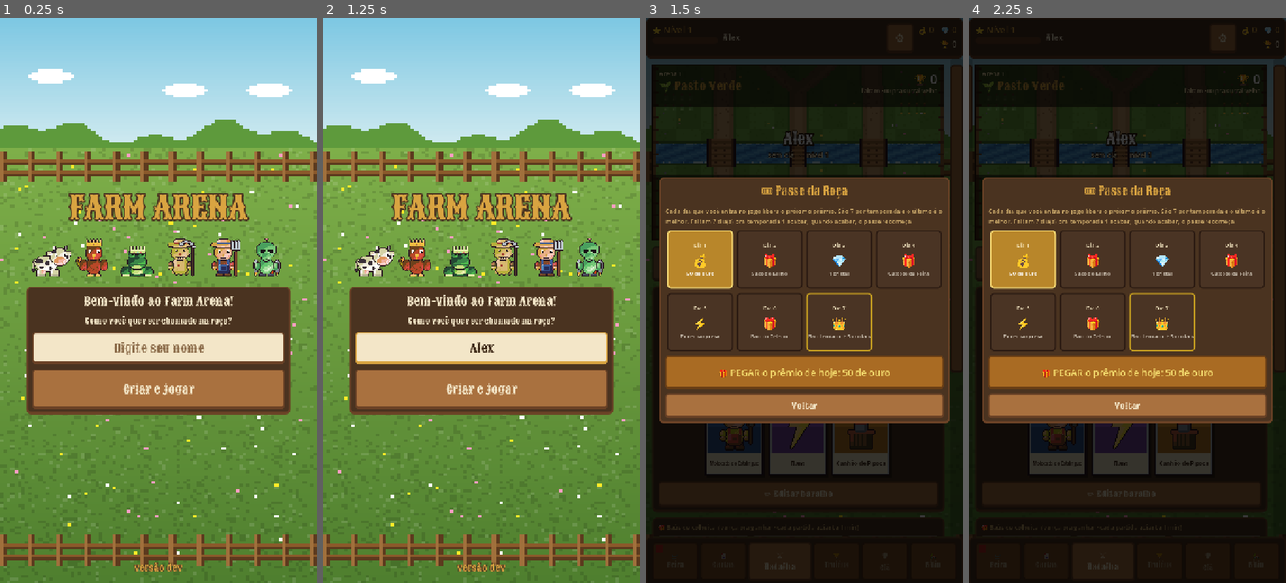
Above: before the commit, frames 1-4 (left to right).
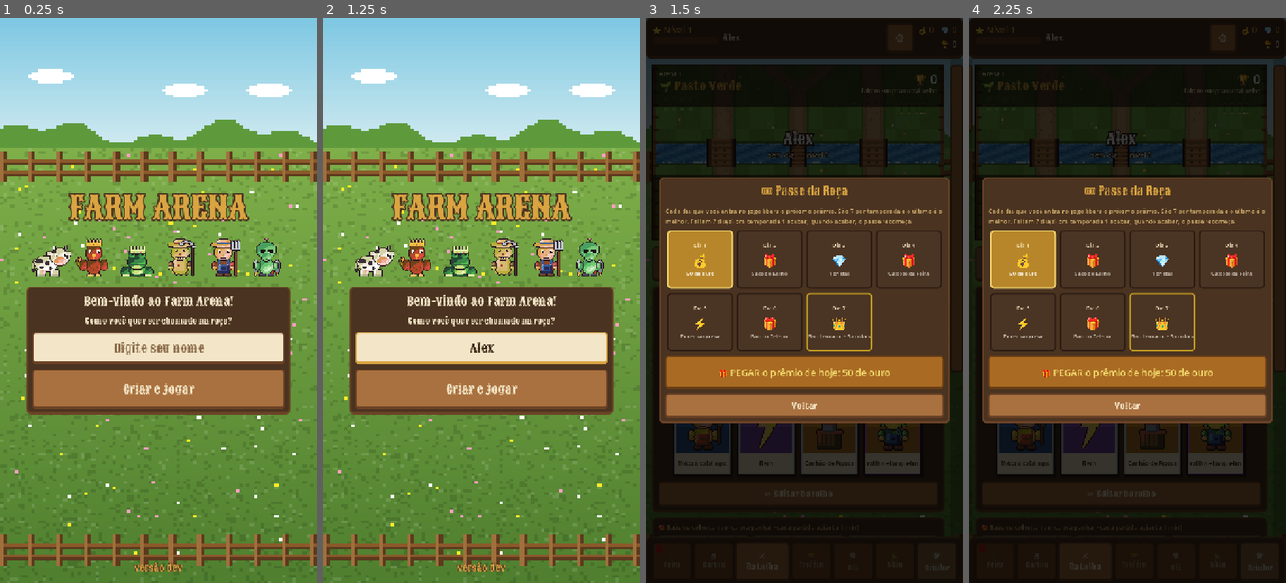
Above: after the commit, the same moments.

Repository: Generadevde/farmarena
Game: Godot game, scene res://Scenes/profile_setup.tscn
Two runs of this game, one before a commit and one after it. Both use one fixed random seed, a clock stepped at 60 frames per second and the inputs below. The engine's default icon, where the game draws it, is replaced by a stand-in: a white triangle on a blue panel in a dark square.
Inputs (mouse positions are in pixels of both pictures, inside the frame that each line leads up to):
- Up to frame 1 (0.25 s): no input
- Up to frame 2 (1.25 s): click (481, 345) at 0.52 s; type "Alex" at 0.6 s
- Up to frame 3 (1.5 s): click "Criar e jogar" at 1.25 s
- Up to frame 4 (2.25 s): click "⚙" at 2 s

Frames 1-2 are identical in both runs. In frame 3, 3.0% of the frame differs, in the area x 8-96%, y 71-98%; in frame 4, 3.0%.

Commit message:
Baralho de 8, tela da carta enxuta, oportunidade do dia na Feira, Criador na barra
- Baralho de 8 cartas (4 na mão), como no Clash: jogador, bots e baralho inicial.
- Tela da carta: números em quadradinhos, uma caixa só pro tipo e o resto
  atrás de "Mais detalhes" (a mesma informação aparecia em três painéis).
- Feira: "Oportunidade de hoje", um negócio diferente por data.
- Criador com botão próprio na barra de baixo.

Co-Authored-By: Claude Fable 5.2 <noreply@anthropic.com>
Claude-Session: https://claude.ai/code/session_01F2c9wwKpd4XWAaAeM55Dzi

Diff:
--- a/AI/bot_learning.gd
+++ b/AI/bot_learning.gd
@@ -1,7 +1,7 @@
 extends Node
 
 const SAVE_DIR = "user://bots/"
-const DECK_SIZE = 7
+const DECK_SIZE = 8
 
 # carta com (derrotas - vitórias) maior ou igual a isso vira candidata a troca
 const CARD_NET_LOSS_THRESHOLD = 5
@@ -20,7 +20,7 @@
 # --- progressão do bot em si (separado do nível de cada carta) ---
 # quantas cartas ele já conhece de cara, antes de evoluir -- um pouco mais
 # que o tamanho do deck, pra já ter alguma escolha desde o início
-const DECK_STYLE_VERSION = 4  # sobe esse número pra forçar todo bot a remontar o deck com o montador atual
+const DECK_STYLE_VERSION = 5  # sobe esse número pra forçar todo bot a remontar o deck com o montador atual
 const BONUS_KNOWN_CARDS = 4  # cartas extras de começo, puxadas pelo estilo de cada bot
 const STARTING_KNOWN_CARDS = 9  # exatamente o tamanho do deck -- um "starter" de verdade, sem sobrar variedade extra logo de cara. Era 9 antes
 
@@ -1395,7 +1395,7 @@
 		return
 	var paths: Array = data.get("deck_paths", [])
 	var deck: Array = _load_deck(paths)
-	if deck.size() < 7 or deck.size() != paths.size():
+	if deck.size() < DECK_SIZE or deck.size() != paths.size():
 		return
 	var pool: Array = []
 	for c in CardDatabase.all_cards:
--- a/AI/deck_builder.gd
+++ b/AI/deck_builder.gd
@@ -210,7 +210,7 @@
 static func _arena_gate(known_cards: Array, style: Dictionary) -> Array:
 	var cap = int(style.get("arena_cap", 99)) + ARENA_PEEK
 	var out = known_cards.filter(func(c): return c != null and c.unlock_arena <= cap)
-	return out if out.size() >= 7 else known_cards
+	return out if out.size() >= 8 else known_cards
 
 
 static func build_deck(known_cards: Array, style: Dictionary, deck_size: int) -> Array[CardData]:
--- a/Scripts/catalogo.gd
+++ b/Scripts/catalogo.gd
@@ -489,7 +489,7 @@
 		"f": {"radius": 90.0, "damage": 520, "base_damage_multiplier": 0.3, "status_effect": "KNOCKBACK", "knockback_distance": 50.0, "summon_count": 2, "fx_color": "#ffb040"}},
 ]
 
-const BARALHO_INICIAL = ["peao_forcado", "pintaiada", "galinha_atiradeira", "vaca_brava", "molecada", "raio", "canhao_pipoca"]
+const BARALHO_INICIAL = ["peao_forcado", "pintaiada", "galinha_atiradeira", "vaca_brava", "molecada", "raio", "canhao_pipoca", "milho_pipoqueiro"]
 
 # ---------------------------------------------------------------- torres
 const TORRES = [
--- a/Scripts/hub.gd
+++ b/Scripts/hub.gd
@@ -8,6 +8,7 @@
 const PROFILE_SCENE = "res://Scenes/profile_setup.tscn"
 
 const TABS = [["🛒", "Feira"], ["🃏", "Cartas"], ["⚔", "Batalha"], ["🏆", "Troféus"], ["🛡", "Clã"], ["🏡", "Sítio"]]
+const CREATOR_TAB = ["🛠", "Criador"]   # botão próprio na barra de baixo: abre a tela do Criador
 const TOP_H = 92.0
 const BAR_H = 104.0
 
@@ -164,6 +165,15 @@
 		dot.visible = false
 		b.add_child(dot)
 		_dots.append(dot)
+	# o Criador tem botão próprio na barra (abre a tela dele, que é grande demais pra ser uma página)
+	var cb = Button.new()
+	cb.text = "%s\n%s" % [CREATOR_TAB[0], CREATOR_TAB[1]]
+	cb.size_flags_horizontal = Control.SIZE_EXPAND_FILL
+	cb.custom_minimum_size.y = BAR_H - 16
+	cb.add_theme_font_size_override("font_size", 16)
+	cb.modulate = Color(0.85, 0.95, 1.0)
+	cb.pressed.connect(_goto.bind(CREATOR_SCENE))
+	tabs.add_child(cb)
 	_layout_pages.call_deferred()
 
 
@@ -989,7 +999,7 @@
 			["torres", "🏰 Torres de verdade", "Toda torre atira, com mais vida, dano e alcance. Defender passa a valer a pena."],
 			["visual", "👀 Tropas grandes e cor de time", "Tropa maior, contorno azul (seu) ou vermelho (do bot), barra de vida só em quem apanhou. Cada bicho anda e bate do seu jeito."],
 			["peso", "🔨 Golpe com peso", "1 s pra entrar em campo, a tropa arma o golpe antes de bater, tela treme em pancada forte."],
-			["mao4", "🃏 4 cartas na mão", "Em vez de 3. O baralho continua com 7: sobra menos carta escondida na fila."],
+			["mao4", "🃏 4 cartas na mão", "Em vez de 3. O baralho tem 8, como no Clash."],
 			["portao", "🚪 Portão na frente (3 torres)", "Experiência: uma torre mais fraca no meio, na frente, além das duas de trás. Deixa a partida toda no meio -- por isso vem desligado."],
 			["rotas", "🧭 3 rotas (só com o portão)", "A tropa segue a rota onde você solta: esquerda e direita vão na torre de trás daquele lado, o meio vai no portão."],
 			["modulos", "🧩 Base principal + módulos", "Casa Grande no meio (caiu, acabou) e 6 pontos em volta pra pôr os módulos (1 a 3, conforme o nível). Desligado, voltam as 2 torres iguais."]]:
@@ -2753,18 +2763,43 @@
 	var next_mult = PlayerProfile.compute_stat_multiplier(lv + 1) * star_factor if can_level else mult
 	if can_level:
 		v.add_child(_label("Em verde: quanto melhora no nível %d" % (lv + 1), 13, ThemeBuilder.COLOR_STAT_LABEL))
-	# TIPO: como a carta luta, pra que serve, de quem ganha e de quem perde
+	var g = _grid(v, 2)
+	g.size_flags_horizontal = Control.SIZE_EXPAND_FILL
+	_fill_stat_tiles(g, card, mult, next_mult)
+	# HABILIDADES no mesmo formato dos atributos: cada uma com o seu número
+	# (e o quanto ele cresce no próximo nível) -- como na info do Clash
+	var ab_rows = _ability_rows(card, mult, next_mult)
+	if !ab_rows.is_empty():
+		var ab_box = VBoxContainer.new()
+		ab_box.add_theme_constant_override("separation", 5)
+		ab_box.size_flags_horizontal = Control.SIZE_EXPAND_FILL
+		v.add_child(ab_box)
+		ab_box.add_child(_label("✨ Habilidades", 17, Catalogo.RARITY_COLORS[rarity].lightened(0.2)))
+		for r in ab_rows:
+			_ability_tile(ab_box, str(r[0]), str(r[1]), str(r[2]), str(r[3]), str(r[4]), Catalogo.RARITY_COLORS[maxi(rarity, 1)])
+	# TIPO numa caixinha só: como ela luta, de quem ganha e de quem perde (é o ÚNICO lugar
+	# da tela que diz isso; antes aparecia em três painéis diferentes)
 	var kind: Dictionary = Catalogo.KINDS[Catalogo.kind_of(card)]
 	var kp = _panel(v)
-	var kt = _label("TIPO: %s" % str(kind["nome"]).to_upper(), 19, Color(str(kind["cor"])))
-	kp.add_child(kt)
-	kp.add_child(_wrap(str(kind["serve"]), 15))
+	kp.add_child(_label("%s" % str(kind["nome"]).to_upper(), 18, Color(str(kind["cor"]))))
+	kp.add_child(_wrap(str(kind["serve"]), 14))
 	if str(kind["ganha"]) != "":
-		kp.add_child(_wrap("✔ Ganha de: " + str(kind["ganha"]), 15, Color(0.6, 1.0, 0.6)))
+		kp.add_child(_wrap("✔ Ganha de: " + str(kind["ganha"]), 14, Color(0.6, 1.0, 0.6)))
 	if str(kind["perde"]) != "":
-		kp.add_child(_wrap("✘ Perde pra: " + str(kind["perde"]), 15, Color(1.0, 0.62, 0.55)))
-	# ATAQUE bem definido: de perto ou de longe, num alvo ou em área (e de que
-	# tamanho), e em quem acerta (chão, ar, só torre)
+		kp.add_child(_wrap("✘ Perde pra: " + str(kind["perde"]), 14, Color(1.0, 0.62, 0.55)))
+	# o resto (ataque em detalhe, força medida, função, histórico) fica atrás de um botão
+	var v_main = v
+	var more = VBoxContainer.new()
+	more.add_theme_constant_override("separation", 8)
+	more.size_flags_horizontal = Control.SIZE_EXPAND_FILL
+	more.visible = false
+	var more_b = _button("ℹ Mais detalhes ▼", func(): pass, 16)
+	more_b.pressed.connect(func():
+		more.visible = !more.visible
+		more_b.text = "ℹ Mais detalhes ▲" if more.visible else "ℹ Mais detalhes ▼")
+	v.add_child(more_b)
+	v.add_child(more)
+	v = more
 	var chips = _attack_chips(card)
 	if !chips.is_empty():
 		var cp = _panel(v)
@@ -2779,20 +2814,6 @@
 		var target_line = _target_text(card)
 		if target_line != "":
 			cp.add_child(_wrap(target_line.trim_prefix("🎯 "), 14, ThemeBuilder.COLOR_STAT_LABEL))
-	var g = _grid(v, 2)
-	g.size_flags_horizontal = Control.SIZE_EXPAND_FILL
-	_fill_stat_tiles(g, card, mult, next_mult)
-	# HABILIDADES no mesmo formato dos atributos: cada uma com o seu número
-	# (e o quanto ele cresce no próximo nível) -- como na info do Clash
-	var ab_rows = _ability_rows(card, mult, next_mult)
-	if !ab_rows.is_empty():
-		var ab_box = VBoxContainer.new()
-		ab_box.add_theme_constant_override("separation", 5)
-		ab_box.size_flags_horizontal = Control.SIZE_EXPAND_FILL
-		v.add_child(ab_box)
-		ab_box.add_child(_label("✨ Habilidades", 17, Catalogo.RARITY_COLORS[rarity].lightened(0.2)))
-		for r in ab_rows:
-			_ability_tile(ab_box, str(r[0]), str(r[1]), str(r[2]), str(r[3]), str(r[4]), Catalogo.RARITY_COLORS[maxi(rarity, 1)])
 	# FORÇA MEDIDA: números tirados de duelos de verdade no laboratório (não é
 	# palpite) -- pra dar pra ver se a carta é fraca ou forte pro preço dela
 	var med: Dictionary = _strength_data(card)
@@ -2868,6 +2889,7 @@
 	if played > 0:
 		hist.add_child(_wrap("Na temporada (todo mundo): jogada em %d partidas, vence %d%%" % [played, int(round(100.0 * int(season.get("wins", 0)) / played))], 15, ThemeBuilder.COLOR_STAT_LABEL))
 	hist.add_child(_wrap("Libera na Arena %d (%s)" % [maxi(1, card.unlock_arena), ArenaManager.get_arena_info(maxi(1, card.unlock_arena)).get("name", "")], 15, ThemeBuilder.COLOR_STAT_LABEL))
+	v = v_main
 
 	if owned:
 		var n_stars = Progresso.stars(card)
@@ -3160,6 +3182,16 @@
 		gift.modulate = Color(1, 1, 0.7)
 	box.add_child(gift)
 
+	# oportunidade do dia: um negócio diferente a cada data
+	var oport = Progresso.opportunity()
+	var opp = _panel(box)
+	opp.add_child(_label("🎪 Oportunidade de hoje", 20, Color(1.0, 0.8, 0.45)))
+	opp.add_child(_label(str(oport["nome"]), 19, ThemeBuilder.COLOR_GOLD))
+	opp.add_child(_wrap(str(oport["texto"]) + " Amanhã é outro negócio.", 15))
+	var ob = _button("Já fechou este negócio hoje" if oport["feito"] else "Fechar negócio  ·  💰 %d" % int(oport["preco"]), _take_opportunity, 19)
+	ob.disabled = oport["feito"] or PlayerProfile.coins < int(oport["preco"])
+	opp.add_child(ob)
+
 	var kp = _panel(box)
 	kp.add_child(_label("💎 Balcão de Cristal  ·  você tem %d" % Progresso.crystals(), 19, Color(0.6, 0.95, 1.0)))
 	kp.add_child(_wrap("Cristal é raro: vem ao subir de nível (+1), completar o Desafio do Dia (+2) e ganhar torneio (+3 a …(191 unchanged characters)…
@@ -3234,6 +3266,18 @@
 	var result = Progresso.buy_offer(offer)
 	if !result.is_empty():
 		_show_loot("Compra feita!", [result], ThemeBuilder.COLOR_GOLD)
+
+
+func _take_opportunity():
+	var res = Progresso.take_opportunity()
+	if res.is_empty():
+		return
+	Sfx.play("carta")
+	if !res["loot"].is_empty():
+		_show_loot("Baú de ocasião", res["loot"], Color("#d8b060"))
+	else:
+		_toast(str(res["texto"]))
+	_queue_refresh()
 
 
 func _claim_gift():
--- a/Scripts/progresso.gd
+++ b/Scripts/progresso.gd
@@ -13,7 +13,7 @@
 
 const SAVE_DIR = "user://profiles/"
 const DECK_SLOTS = 4
-const DECK_SIZE = 7
+const DECK_SIZE = 8   # igual ao Clash: 8 no baralho, 4 na mão (era 7)
 const CHEST_SLOTS = 3
 const BATTLE_SKIPS_SECONDS = 60  # cada partida jogada adianta o baú que está abrindo
 
@@ -569,6 +569,66 @@
 	var result = give_card(c, int(offer["qtd"]))
 	_commit()
 	return result
+
+
+# ---- OPORTUNIDADE DO DIA: um negócio diferente por dia (muda com a data), uma vez só
+const OPPORTUNITIES = [
+	{"id": "fardo", "nome": "🧺 Fardo de cartas", "texto": "10 cópias de uma carta sua, sorteada na hora.", "preco": 250},
+	{"id": "bau", "nome": "📦 Baú de ocasião", "texto": "Um baú bom, aberto na hora, pela metade do que vale.", "preco": 300},
+	{"id": "cristal", "nome": "💎 Troca do garimpeiro", "texto": "Ouro vira cristal: 1 cristal.", "preco": 400},
+	{"id": "aposta", "nome": "🎲 Dobro ou nada", "texto": "Metade das vezes volta 250 de ouro. Na outra metade, nada.", "preco": 100},
+	{"id": "duas", "nome": "🃏 Duas pelo preço de uma", "texto": "2 cartas diferentes que você ainda não tem (das que já pode ter).", "preco": 350},
+]
+
+
+func opportunity() -> Dictionary:
+	var s = shop()
+	var day = Time.get_date_dict_from_system()
+	var op: Dictionary = OPPORTUNITIES[(int(day["day"]) + int(day["month"]) * 3) % OPPORTUNITIES.size()].duplicate()
+	op["feito"] = bool(s.get("oport", false))
+	return op
+
+
+## fecha o negócio do dia. Devolve {"texto": o que aconteceu, "loot": [...] se abriu baú}; {} se não deu
+func take_opportunity() -> Dictionary:
+	var op = opportunity()
+	if op["feito"] or PlayerProfile.coins < int(op["preco"]):
+		return {}
+	var out := {"texto": "", "loot": []}
+	match str(op["id"]):
+		"fardo":
+			var mine = owned_cards()
+			if mine.is_empty():
+				return {}
+			var c: CardData = mine[randi() % mine.size()]
+			give_card(c, 10)
+			out["texto"] = "10 cópias de %s!" % c.card_name
+		"bau":
+			out["loot"] = roll_chest(2)
+			out["texto"] = "Baú aberto!"
+		"cristal":
+			add_crystals(1)
+			out["texto"] = "+1 cristal."
+		"aposta":
+			if randf() < 0.5:
+				PlayerProfile.add_coins(250)
+				out["texto"] = "Dobrou! +250 de ouro."
+			else:
+				out["texto"] = "Deu nada desta vez."
+		"duas":
+			var news: Array = pool().filter(func(x): return !is_owned(x))
+			news.shuffle()
+			if news.is_empty():
+				return {}
+			var names: Array = []
+			for c in news.slice(0, 2):
+				give_card(c, 1)
+				names.append(c.card_name)
+			out["texto"] = "Cartas novas: " + ", ".join(names)
+	PlayerProfile.spend_coins(int(op["preco"]))
+	d["shop"]["oport"] = true
+	_commit()
+	return out
 
 
 func claim_daily_gift() -> Array:
--- a/ci/battle_test.gd
+++ b/ci/battle_test.gd
@@ -456,6 +456,23 @@
 	for i in range(1, sizes.size()):
 		growing = growing and sizes[i] > sizes[i - 1]
 	_check("abelha < pintinho < galinha < moleque < peão < vaca < robô", growing, str(sizes))
+	# BARALHO de 8 (4 na mão), oportunidade do dia e detalhes da carta
+	_check("baralho tem 8 cartas", Progresso.DECK_SIZE == 8 and Progresso.deck_cards(Progresso.active_deck()).size() == 8 and Catalogo.starter_deck().size() == 8,
+		"%d" % Progresso.deck_cards(Progresso.active_deck()).size())
+	PlayerProfile.add_coins(1000)
+	var op = Progresso.opportunity()
+	var coins0 = PlayerProfile.coins
+	var got = Progresso.take_opportunity()
+	_check("oportunidade do dia fecha uma vez só e cobra o preço", !got.is_empty() and Progresso.opportunity()["feito"] and Progresso.take_opportunity().is_empty()
+		and PlayerProfile.coins <= coins0 - int(op["preco"]) + 250, "%s: %s" % [op["id"], str(got.get("texto", ""))])
+	hub._go_tab(0)
+	await get_tree().create_timer(0.4).timeout
+	_check("feira mostra a oportunidade de hoje", _find_text(hub, "Oportunidade de hoje"))
+	hub._show_card_popup(Catalogo.card("vaca_brava"))
+	await get_tree().create_timer(0.3).timeout
+	_check("carta: detalhes ficam atrás de um botão", _find_text(hub, "Mais detalhes"))
+	for n in get_tree().get_nodes_in_group("hub_popup"):
+		n.queue_free()
 	# CRIADOR novo: abre uma carta do jogo, mexe, salva (fica guardado à parte) e restaura
 	hub.queue_free()
 	await get_tree().process_frame
@@ -2054,5 +2071,5 @@
 	var zd = CustomContent.zero_deck("bot qualquer")
 	Config.data["do_zero"] = false
 	CustomContent.apply_zero()
-	_check("começar do zero esconde as cartas do jogo e desligar devolve", zero_n == 7 and zd.size() == 7 and CardDatabase.all_cards.size() == all_n, "%d -> %d -> %d" % [all_n, zero_n, CardDatabase.all_cards.size()])
+	_check("começar do zero esconde as cartas do jogo e desligar devolve", zero_n == 8 and zd.size() == 8 and CardDatabase.all_cards.size() == all_n, "%d -> %d -> %d" % [all_n, zero_n, CardDatabase.all_cards.size()])
 	print("RESULTADO novas COM PROBLEMA (", _aud_bad.size(), "): ", _aud_bad)
--- a/creator/creator_menu.gd
+++ b/creator/creator_menu.gd
@@ -1729,7 +1729,7 @@
 	if zero:
 		var mine = CustomContent.zero_pool().size() - CustomContent.zero_borrowed()
 		v.add_child(_note("Em jogo: %d carta(s) sua(s)%s. Baralho e bots usam só essas. As cartas do jogo não foram apagadas: desligue aqui e voltam todas." % [mine,
-			(" + %d do baralho inicial emprestada(s) até você ter 7" % CustomContent.zero_borrowed()) if CustomContent.zero_borrowed() > 0 else ""], Color(0.75, 0.95, 1.0)))
+			(" + %d do baralho inicial emprestada(s) até você ter 8" % CustomContent.zero_borrowed()) if CustomContent.zero_borrowed() > 0 else ""], Color(0.75, 0.95, 1.0)))
 	else:
 		v.add_child(_note("Ligado, o jogo passa a usar só as cartas que você criar, uma por uma. Nada é apagado de verdade."))
 	var paused = bool(Config.data.get("safra_pausa", false))
--- a/creator/custom_content.gd
+++ b/creator/custom_content.gd
@@ -1034,7 +1034,7 @@
 # criadas por você: coleção, baralho e bots. Nada é apagado de verdade: as cartas do jogo
 # ficam guardadas e voltam ao desligar. Enquanto você tem menos de 7 cartas suas, o
 # baralho inicial do jogo completa o que falta, senão não dá pra jogar.
-const ZERO_MIN = 7
+const ZERO_MIN = 8
 const BACKUP_DIR = "user://custom_copia/"
 var _full_cards: Array = []
 
Not shown, changed: DIAGNOSTICO.md
Not shown, changed: LEIA-ME.md
